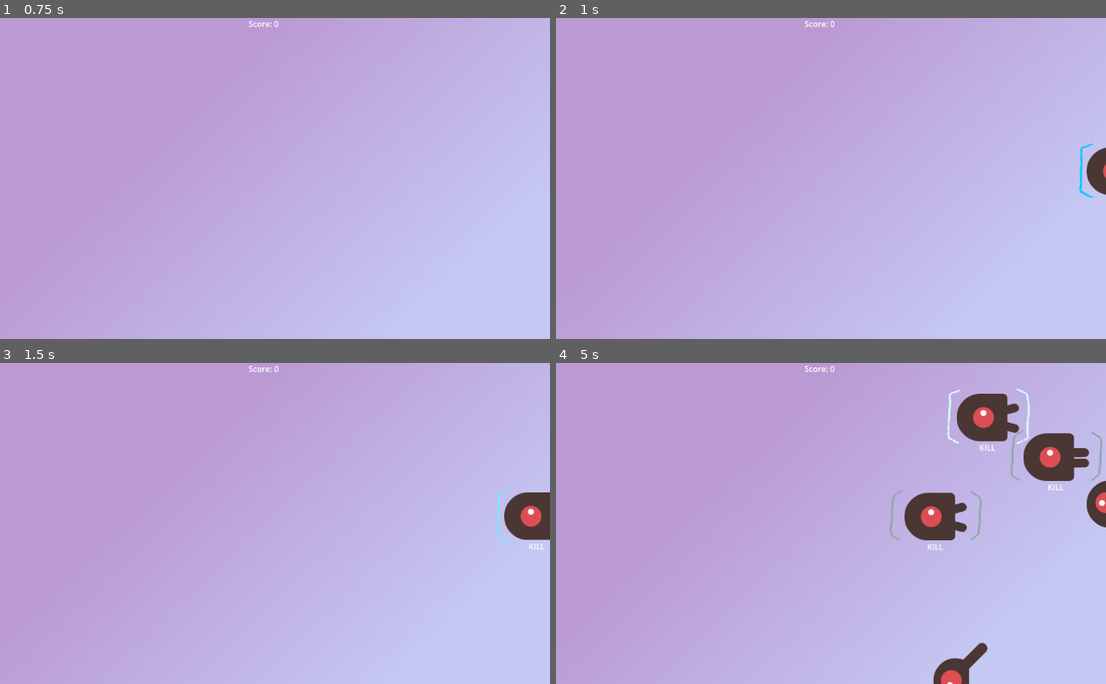
Above: before the commit, frames 1-4 (two rows, left to right).
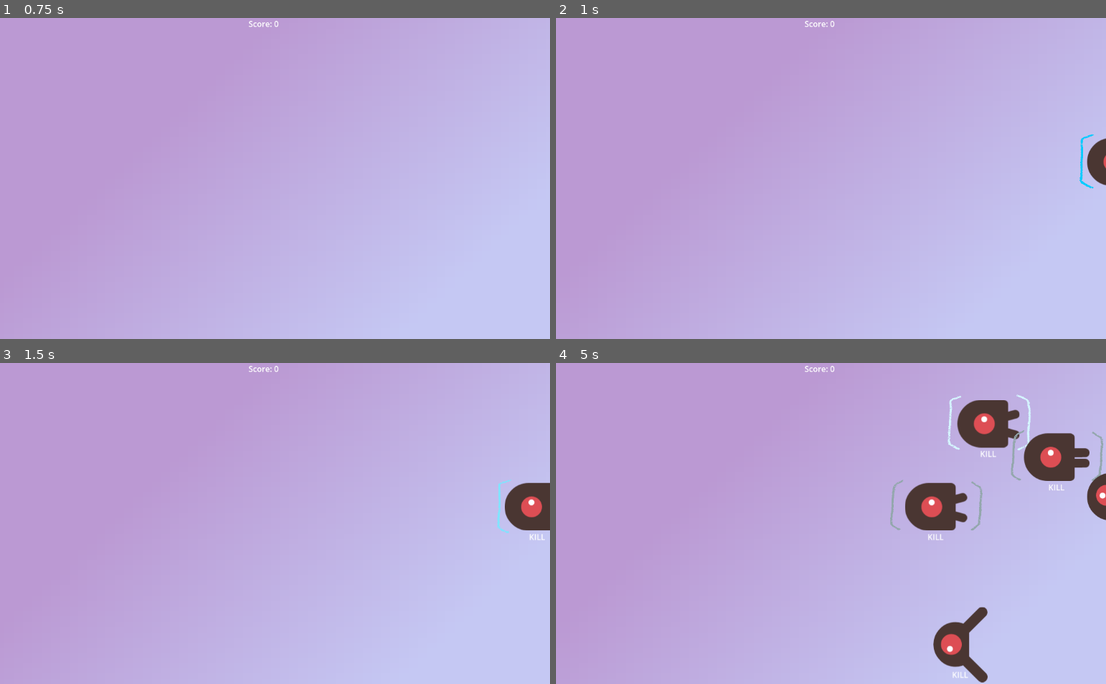
Above: after the commit, the same moments.

Repository: mkultra-games/wizard-type
Game: Godot game, scene res://main.tscn
Same seed, same stepped clock (60 frames per second), same inputs: the game is played once before the commit and once after it.
Inputs:
- Up to frame 1 (0.75 s): tap Enter at 0.5, 0.6 s
- Up to frame 2 (1 s): no input
- Up to frame 3 (1.5 s): tap Tab at 1.35 s
- Up to frame 4 (5 s): tap Enter at 2.1, 3.6 s; tap Tab at 2.85, 4.35 s

Frame 1 is identical in both runs. In frame 2, 0.4% of the frame differs, in the area x 95-100%, y 36-57%; in frame 3, 0.9%; in frame 4, 4.3%, in the area x 60-100%, y 8-100%.

Commit message:
prevent enemies from spawning offscreen

Diff:
--- a/main.tscn
+++ b/main.tscn
@@ -15,7 +15,7 @@
 
 [sub_resource type="Curve2D" id="Curve2D_t5fnh"]
 _data = {
-"points": PackedVector2Array(0, 0, 0, 0, 1178, -13, 0, 0, 0, 0, 1180, 678)
+"points": PackedVector2Array(0, 0, 0, 0, 1180, 20, 0, 0, 0, 0, 1180, 600)
 }
 point_count = 2
 
@@ -32,8 +32,8 @@
 curve = SubResource("Curve2D_t5fnh")
 
 [node name="EnemySpawn" type="PathFollow2D" parent="EnemyPath"]
-position = Vector2(1178, -13)
-rotation = 1.5679
+position = Vector2(1180, 20)
+rotation = 1.5708
 
 [node name="EnemyTimer" type="Timer" parent="."]
 
